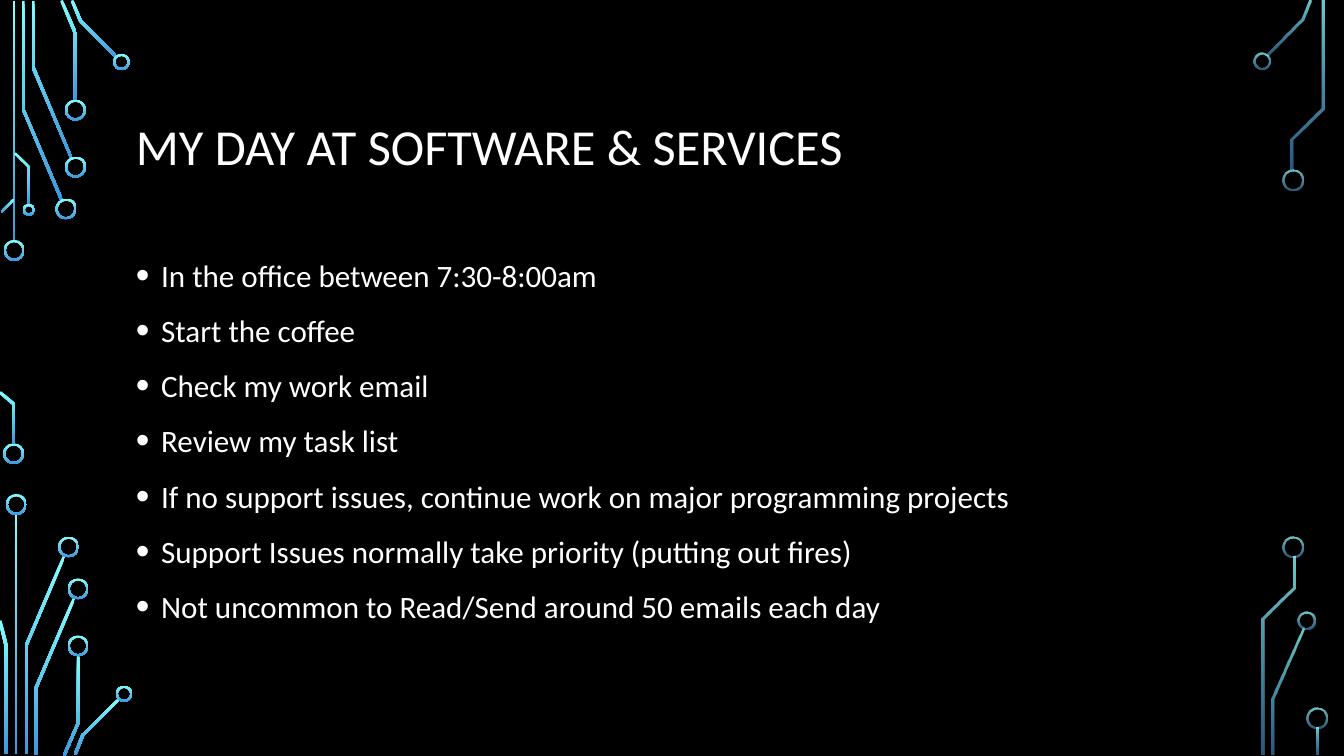
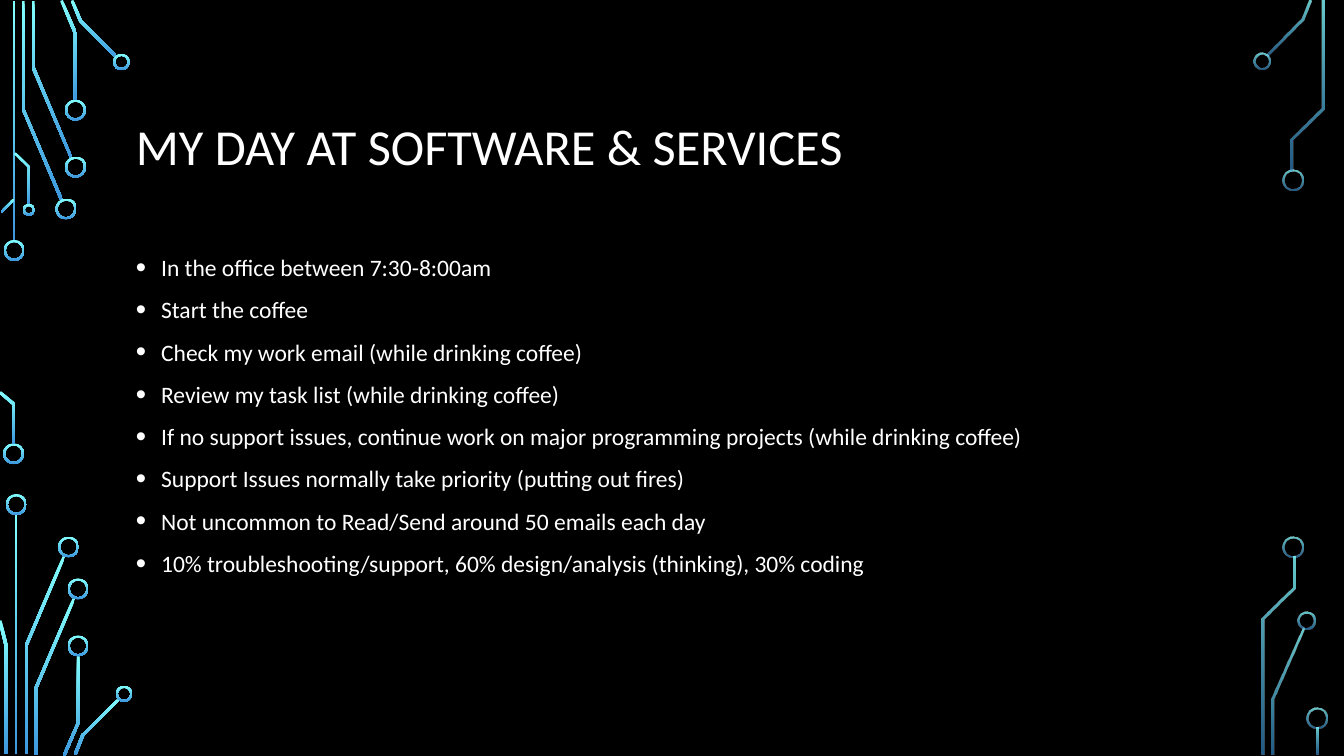
Before and after one commit to daviddcbud/TrainingApp, a slide deck: slide 25 of PowerPointSlids.pptx. Drawn at 1344x756 pixels with LibreOffice and Linux fonts; fonts in the diff are those of the drawing; background and template pictures are left out. Boxes give left, top, right and bottom in pixels: in the first picture for what was removed or moved away, otherwise in the second. Text is boxed around its words. In the diff, an @@ line names an element or a change of style, - is before the commit and + after.

Commit message:
slide change

```diff
--- a/PowerPointSlids.pptx
+++ b/PowerPointSlids.pptx
@@ text at [161, 259, 706, 534]: size 22.2 to 16.8 pt in "In the office between 7:30-8:00am", "Start the coffee", "Support Issues normally take priority (putting out ...", "Not uncommon to Read/Send around 50 emails ..."; line spacing 1.1 to 1 @@
@@ text at [161, 344, 1021, 449]: text changed; size 22.2 to 16.8 pt @@
-• Check my work email
-• Review my task list
-• If no support issues, continue work on major programming projects
+• Check my work email (while drinking coffee)
+• Review my task list (while drinking coffee)
+• If no support issues, continue work on major programming projects (while drinking coffee)
@@ text at [161, 555, 863, 576]: paragraph added @@
+• 10% troubleshooting/support, 60% design/analysis (thinking), 30% coding
```
